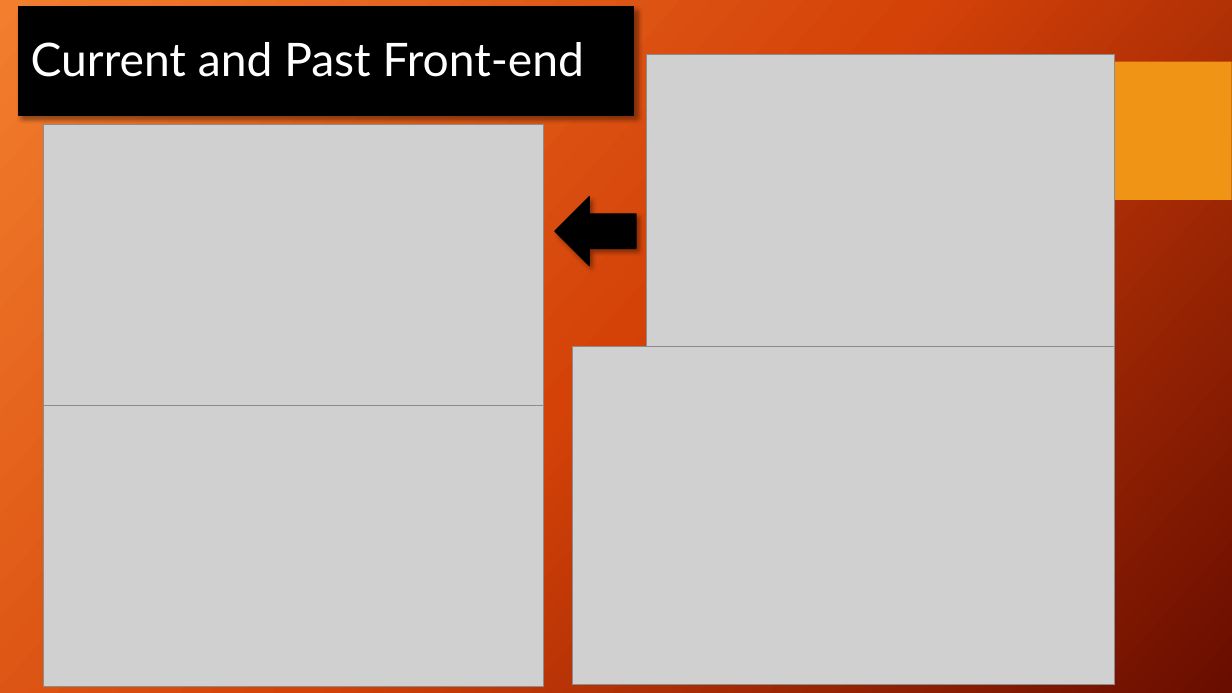
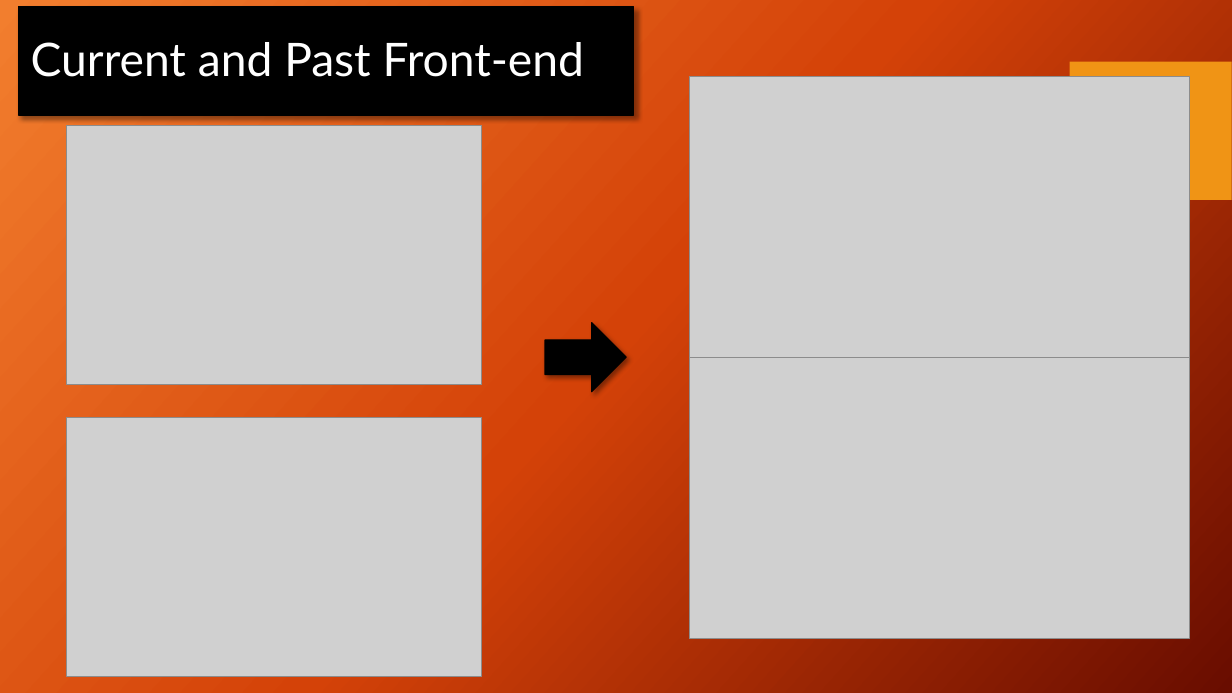
Before and after one commit to Dwaddle26/EncryptNotes, a slide deck: slide 3 of Phase 2 Documentation/Team_2_Presentation_2.pptx. Drawn at 1232x693 pixels with LibreOffice and Linux fonts; fonts in the diff are those of the drawing; grey boxes stand for pictures; background and template pictures are left out. Boxes give left, top, right and bottom in pixels: in the first picture for what was removed or moved away, otherwise in the second. Text is boxed around its words. In the diff, an @@ line names an element or a change of style, - is before the commit and + after.

Commit message:
changed phase 2 ppt

```diff
--- a/Phase 2 Documentation/Team_2_Presentation_2.pptx
+++ b/Phase 2 Documentation/Team_2_Presentation_2.pptx
@@ picture: place and size @@
-picture at (43,124,543,405)
+picture at (689,76,1189,357)
@@ picture: place and size @@
-picture at (647,55,1116,347)
+picture at (67,126,482,384)
@@ left arrow at (545,323,627,392): rotation 0 to 180 degrees @@
@@ picture: place and size @@
-picture at (43,406,543,687)
+picture at (689,358,1189,639)
@@ picture: place and size @@
-picture at (572,347,1115,685)
+picture at (67,418,482,677)
```
